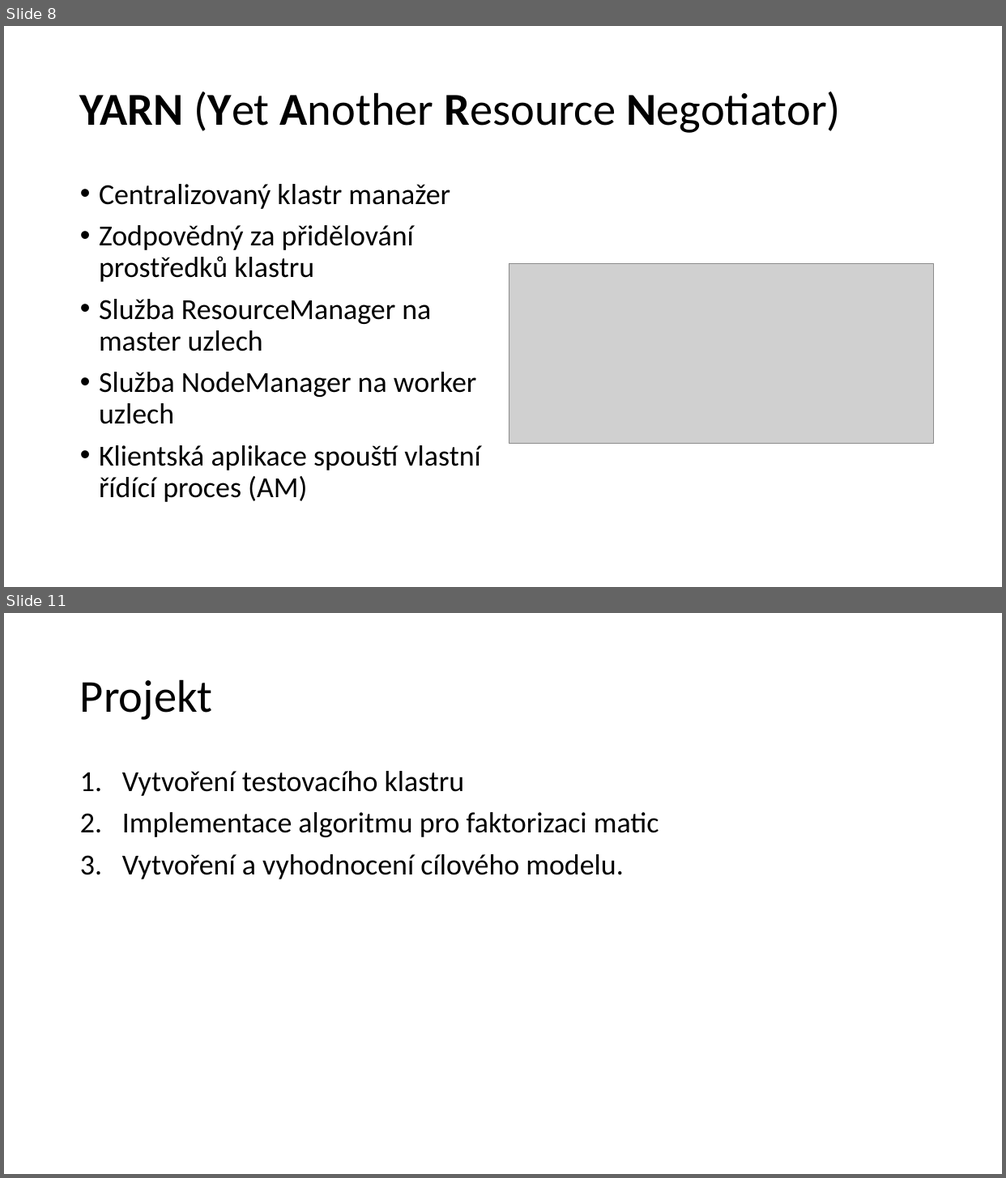
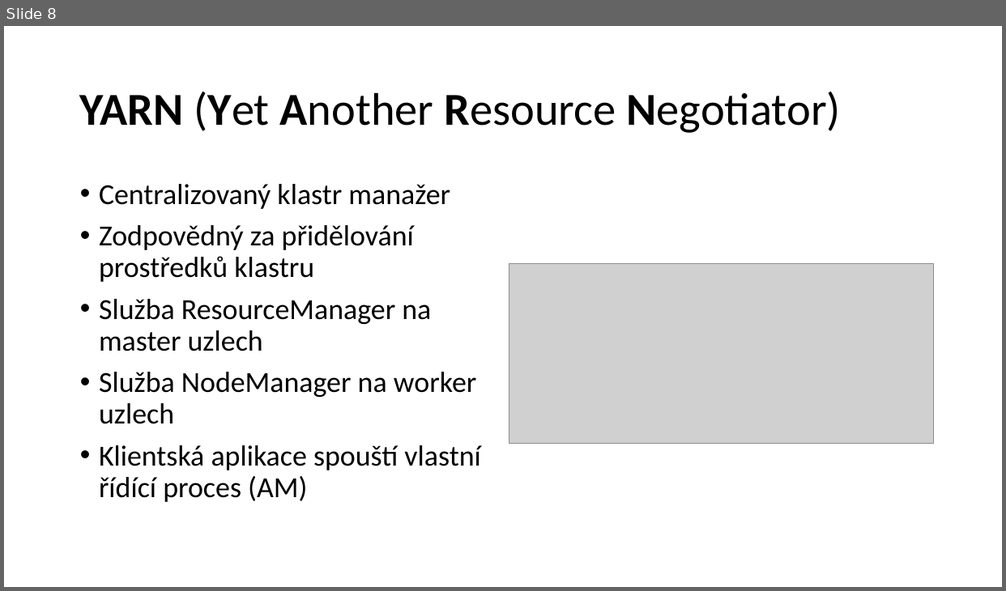
Before and after one commit to barenode/bp, a slide deck: prezentace.pptx. Shown one above the other, each under a label of ours: slides 8 and 11 before the commit, slide 8 after it; the slides between them are not shown. The pictures are 1006x1178 and 1006x591 pixels, drawn with LibreOffice and Linux fonts; fonts in the diff are those of the drawing; grey boxes stand for pictures. Boxes give left, top, right and bottom in pixels: in the first picture for what was removed or moved away, otherwise in the second. Text is boxed around its words. In the diff, an @@ line names an element or a change of style, - is before the commit and + after.

```diff
--- a/prezentace.pptx
+++ b/prezentace.pptx
@@ slide 11 removed at bbox=[4, 613, 1002, 1174], background #FFFFFF @@
@@ title removed at bbox=[80, 679, 213, 720] @@
-Projekt
@@ text removed at bbox=[122, 771, 659, 879] @@
-1. Vytvoření testovacího klastru
-2. Implementace algoritmu pro faktorizaci matic
-3. Vytvoření a vyhodnocení cílového modelu.
```
Also in this commit, not shown: 9 slides changed, 2 slides added, 4 other slides removed, 1 other file.
